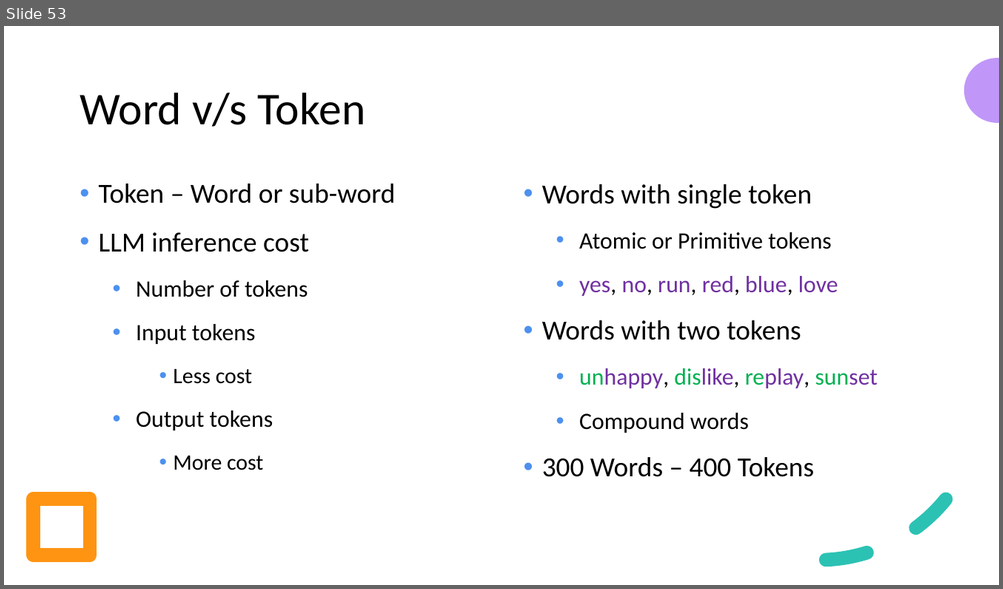
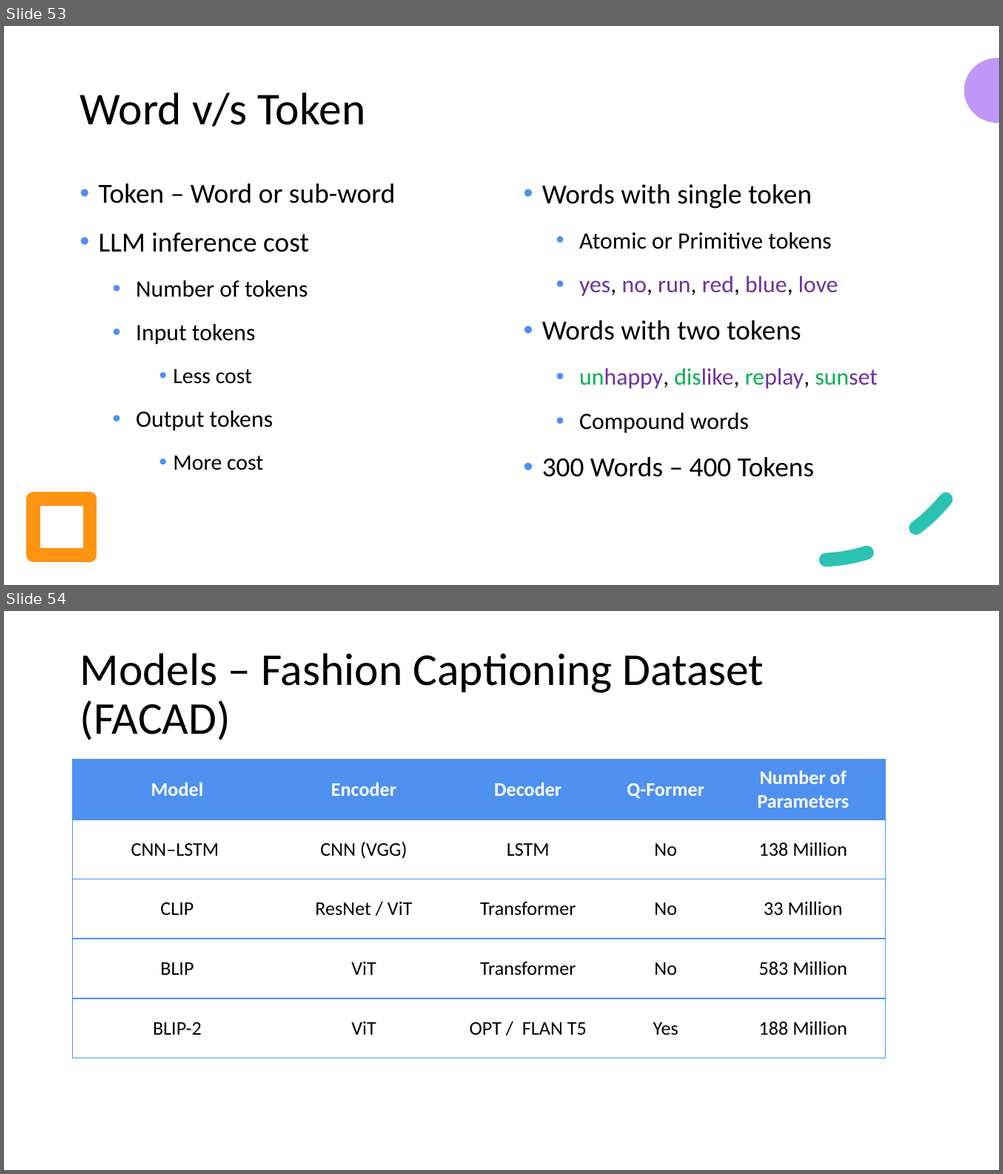
Before and after one commit to look4pritam/LargeLanguageModels, a slide deck: Presentations/IUAC-2024/Introduction_to_Large_Language_Models-From_Foundation_to_Real_World_Applications.pptx. Shown one above the other, each under a label of ours: slide 53 before the commit, slides 53 and 54 after it. The pictures are 1003x589 and 1003x1174 pixels, drawn with LibreOffice and Linux fonts; fonts in the diff are those of the drawing. Boxes give left, top, right and bottom in pixels: in the first picture for what was removed or moved away, otherwise in the second. Text is boxed around its words. In the diff, an @@ line names an element or a change of style, - is before the commit and + after.

```diff
--- a/Presentations/IUAC-2024/Introduction_to_Large_Language_Models-From_Foundation_to_Real_World_Applications.pptx
+++ b/Presentations/IUAC-2024/Introduction_to_Large_Language_Models-From_Foundation_to_Real_World_Applications.pptx
@@ slide 54 added at <box>4,611,999,1170</box>, background #FFFFFF @@
@@ title added at <box>79,653,763,741</box>, 33 pt, text #000000 @@
+Models – Fashion Captioning Dataset (FACAD)
@@ table added at <box>73,760,885,1059</box>, 5 rows, 5 columns @@
+Model | Encoder | Decoder | Q-Former | Number of Parameters
+CNN–LSTM | CNN (VGG) | LSTM | No | 138 Million
+CLIP | ResNet / ViT | Transformer | No | 33 Million
+BLIP | ViT | Transformer | No | 583 Million
+BLIP-2 | ViT | OPT / FLAN T5 | Yes | 188 Million
```
Also in this commit, not shown: 4 slides changed.
